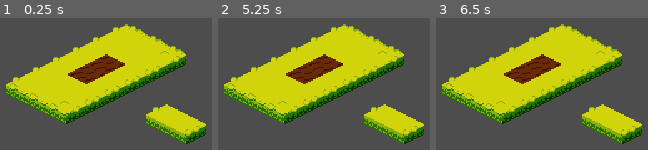
Above: before the commit, frames 1-3 (left to right).
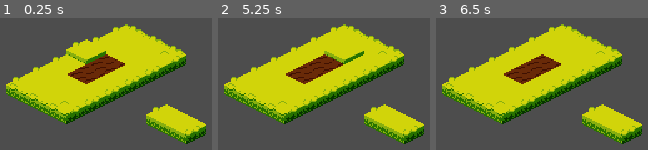
Above: after the commit, the same moments.

Repository: matthewkayin/critter-farm
Game: Godot game, scene res://world.tscn
The game is run twice, just before and just after one commit, with the same random seed, the same clock (stepped at 60 frames per second) and the same inputs.
Inputs (mouse positions are in pixels of both pictures, inside the frame that each line leads up to):
- Up to frame 1 (0.25 s): no input
- Up to frame 2 (5.25 s): tap Enter at 0.5, 2, 3.5 s; move the mouse to (outside the picture) at 0.52 s; click (outside the picture) at 0.6 s; tap Space at 1.25, 2.75, 4.25 s; move the mouse to (outside the picture) at 1.27 s; click (outside the picture) at 1.35 s; move the mouse to (outside the picture) at 2.02 s; click (outside the picture) at 2.1 s; move the mouse to (264, 143) at 2.77 s; click (264, 143) at 2.85 s; move the mouse to (outside the picture) at 3.52 s; click (outside the picture) at 3.6 s; move the mouse to (outside the picture) at 4.27 s; click (outside the picture) at 4.35 s; move the mouse to (343, 53) at 5.02 s; click (343, 53) at 5.1 s
- Up to frame 3 (6.5 s): move the mouse to (outside the picture) at 5.77 s; click (outside the picture) at 5.85 s

The runs differ from the first frame. In frame 1, 1.0% of the frame differs, in the area x 31-50%, y 15-35%; in frame 2, 0.6%; in frame 3, nothing differs.

Commit message:
tile selection
Signed-off-by: Matthew Madden <matthewkayin@gmail.com>

Diff:
--- a/project.godot
+++ b/project.godot
@@ -23,6 +23,10 @@
 window/size/window_height_override=720
 window/stretch/mode="viewport"
 
+[editor]
+
+movie_writer/movie_file="C:/Users/cinna/Documents/farm/footage.avi"
+
 [input]
 
 left_click={
--- a/tilemap.gd
+++ b/tilemap.gd
@@ -4,7 +4,11 @@
 
 const NEIGHBOR_OFFSET = [Vector2i(0, -1), Vector2i(1, 0), Vector2i(0, 1), Vector2i(-1, 0)]
 
+@onready var selection = $selection
+
 var grass_tiles = {}
+var selecting = false
+var selected_tile = null
 
 func _ready():
     for i in range(-3, 3):
@@ -16,6 +20,7 @@
         if tile_data.get_custom_data("is_grass"):
             grass_tiles[tile_data.get_custom_data("moisture")][tile_data.get_custom_data("offset")] = atlas_coords
     update_tile_edges()
+    start_selecting()
 
 func update_tile_edges():
     for cell in get_used_cells(LAYER_TILE):
@@ -44,5 +49,25 @@
         var moisture = tile_data.get_custom_data("moisture")
         set_cell(LAYER_TILE, cell, tile_set.get_source_id(0), grass_tiles[moisture][offset])
 
-func _process(delta):
-    pass
+func start_selecting():
+    selecting = true
+    selected_tile = null
+
+func _process(_delta):
+    if selecting:
+        var mouse_position = get_global_mouse_position()
+        selected_tile = null
+        for cell in get_used_cells(LAYER_TILE):
+            var cell_center = map_to_local(cell)
+            var relative_mouse_position = mouse_position - cell_center
+            var mouse_inside_cell = (abs(relative_mouse_position.x) * 9.0) + (abs(relative_mouse_position.y) * 16.0) <= 9.0 * 16.0
+            if mouse_inside_cell:
+                selected_tile = cell
+                var cell_atlas_coords = get_cell_atlas_coords(LAYER_TILE, cell)
+                selection.region_rect.position = Vector2(cell_atlas_coords.x * 32, cell_atlas_coords.y * 16)
+                break
+    if selecting and selected_tile != null:
+        selection.position = map_to_local(selected_tile)
+        selection.visible = true
+    else:
+        selection.visible = false
--- a/world.tscn
+++ b/world.tscn
@@ -360,6 +360,14 @@
 layer_0/tile_data = PackedInt32Array(65535, 1114113, 8, 131071, 1114113, 8, 131072, 1114113, 8, 196608, 1114113, 8, 131 …(298 unchanged characters)…
 script = ExtResource("2_27pqt")
 
+[node name="selection" type="Sprite2D" parent="tilemap"]
+y_sort_enabled = true
+texture = ExtResource("1_kxtnu")
+centered = false
+offset = Vector2(-16, -20)
+region_enabled = true
+region_rect = Rect2(544, 128, 32, 32)
+
 [node name="camera" type="Camera2D" parent="."]
 position_smoothing_enabled = true
 script = ExtResource("2_217jn")
Binary file added: select.png
Not shown, changed: select.png.import
Binary file removed: tiles_lower.png
Binary file removed: tiles_upper.png
Not shown, removed: tiles_upper.png.import
